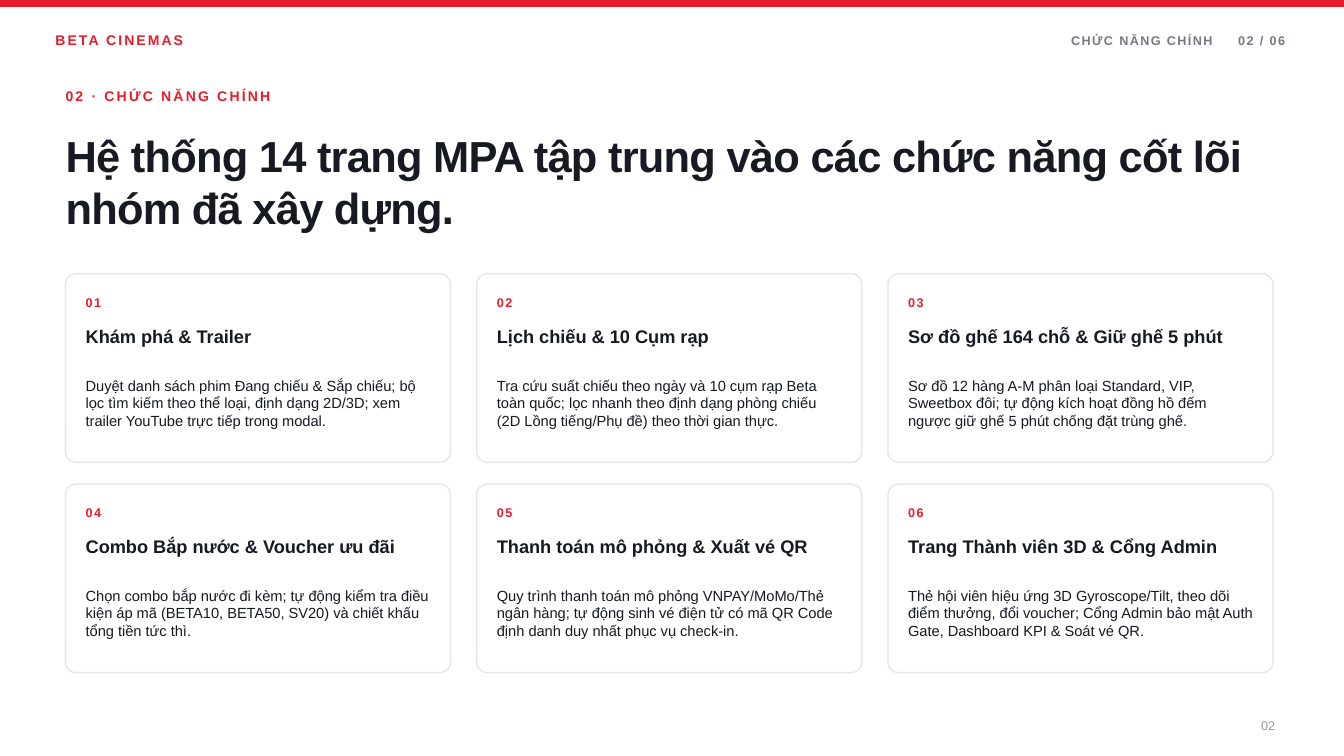
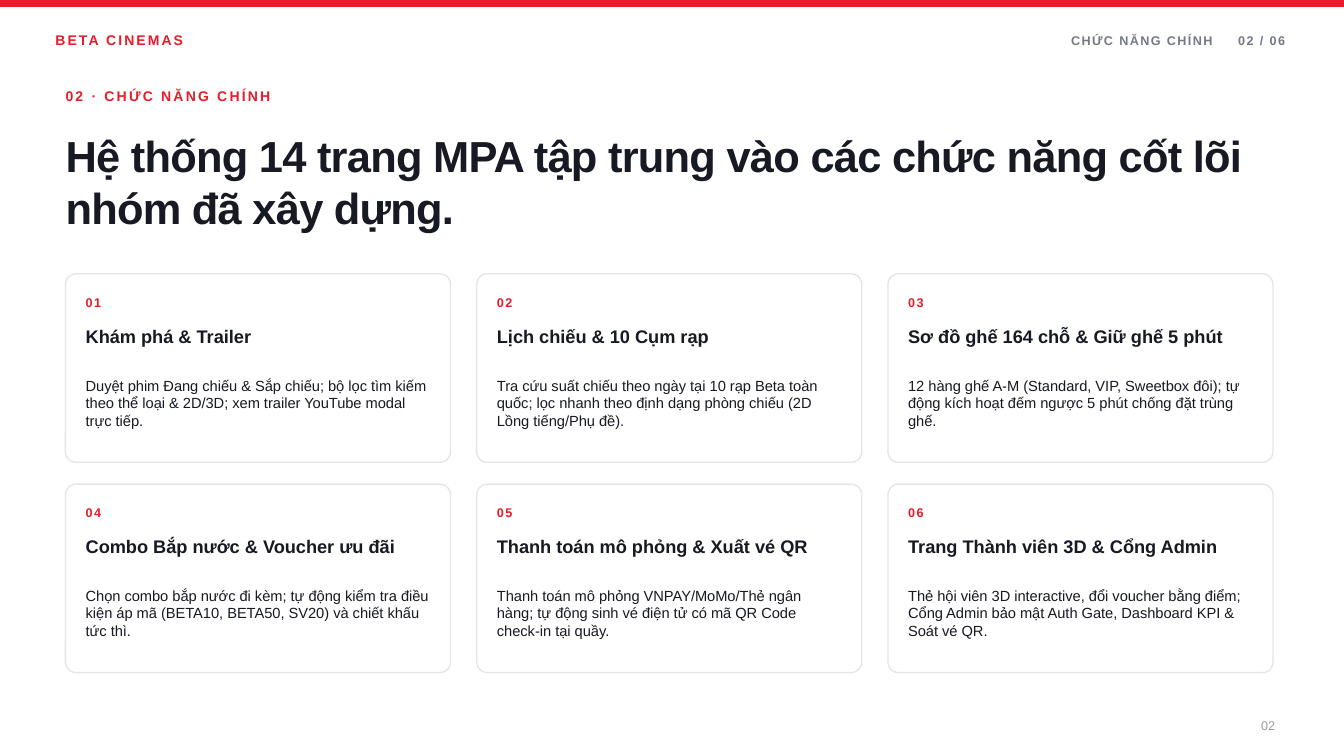
Before and after one commit to AsakiYuki/web2064-fa26, a slide deck: slide 2 of Beta-Cinemas-Presentation.pptx. Drawn at 1344x756 pixels with LibreOffice and Linux fonts; fonts in the diff are those of the drawing. Boxes give left, top, right and bottom in pixels: in the first picture for what was removed or moved away, otherwise in the second. Text is boxed around its words. In the diff, an @@ line names an element or a change of style, - is before the commit and + after.

Commit message:
docs(presentation): embed UI preview mockups and streamline text content

```diff
--- a/Beta-Cinemas-Presentation.pptx
+++ b/Beta-Cinemas-Presentation.pptx
@@ text at (x1=86, y1=379, x2=426, y2=429): text changed @@
-Duyệt danh sách phim Đang chiếu & Sắp chiếu; bộ lọc tìm kiếm theo thể loại, định dạng 2D/3D; xem trailer YouTube trực tiếp trong modal.
+Duyệt phim Đang chiếu & Sắp chiếu; bộ lọc tìm kiếm theo thể loại & 2D/3D; xem trailer YouTube modal trực tiếp.
@@ text at (x1=497, y1=379, x2=817, y2=429): text changed @@
-Tra cứu suất chiếu theo ngày và 10 cụm rạp Beta toàn quốc; lọc nhanh theo định dạng phòng chiếu (2D Lồng tiếng/Phụ đề) theo thời gian thực.
+Tra cứu suất chiếu theo ngày tại 10 rạp Beta toàn quốc; lọc nhanh theo định dạng phòng chiếu (2D Lồng tiếng/Phụ đề).
@@ text at (x1=908, y1=379, x2=1240, y2=429): text changed @@
-Sơ đồ 12 hàng A-M phân loại Standard, VIP, Sweetbox đôi; tự động kích hoạt đồng hồ đếm ngược giữ ghế 5 phút chống đặt trùng ghế.
+12 hàng ghế A-M (Standard, VIP, Sweetbox đôi); tự động kích hoạt đếm ngược 5 phút chống đặt trùng ghế.
@@ text at (x1=86, y1=589, x2=429, y2=636): text changed @@
-Chọn combo bắp nước đi kèm; tự động kiểm tra điều kiện áp mã (BETA10, BETA50, SV20) và chiết khấu tổng tiền tức thì.
+Chọn combo bắp nước đi kèm; tự động kiểm tra điều kiện áp mã (BETA10, BETA50, SV20) và chiết khấu tức thì.
@@ text at (x1=497, y1=590, x2=802, y2=639): text changed @@
-Quy trình thanh toán mô phỏng VNPAY/MoMo/Thẻ ngân hàng; tự động sinh vé điện tử có mã QR Code định danh duy nhất phục vụ check-in.
+Thanh toán mô phỏng VNPAY/MoMo/Thẻ ngân hàng; tự động sinh vé điện tử có mã QR Code check-in tại quầy.
@@ text at (x1=908, y1=589, x2=1241, y2=639): text changed @@
-Thẻ hội viên hiệu ứng 3D Gyroscope/Tilt, theo dõi điểm thưởng, đổi voucher; Cổng Admin bảo mật Auth Gate, Dashboard KPI & Soát vé QR.
+Thẻ hội viên 3D interactive, đổi voucher bằng điểm; Cổng Admin bảo mật Auth Gate, Dashboard KPI & Soát vé QR.
```
Also in this commit, not shown: 5 other slides changed, 2 other files.
